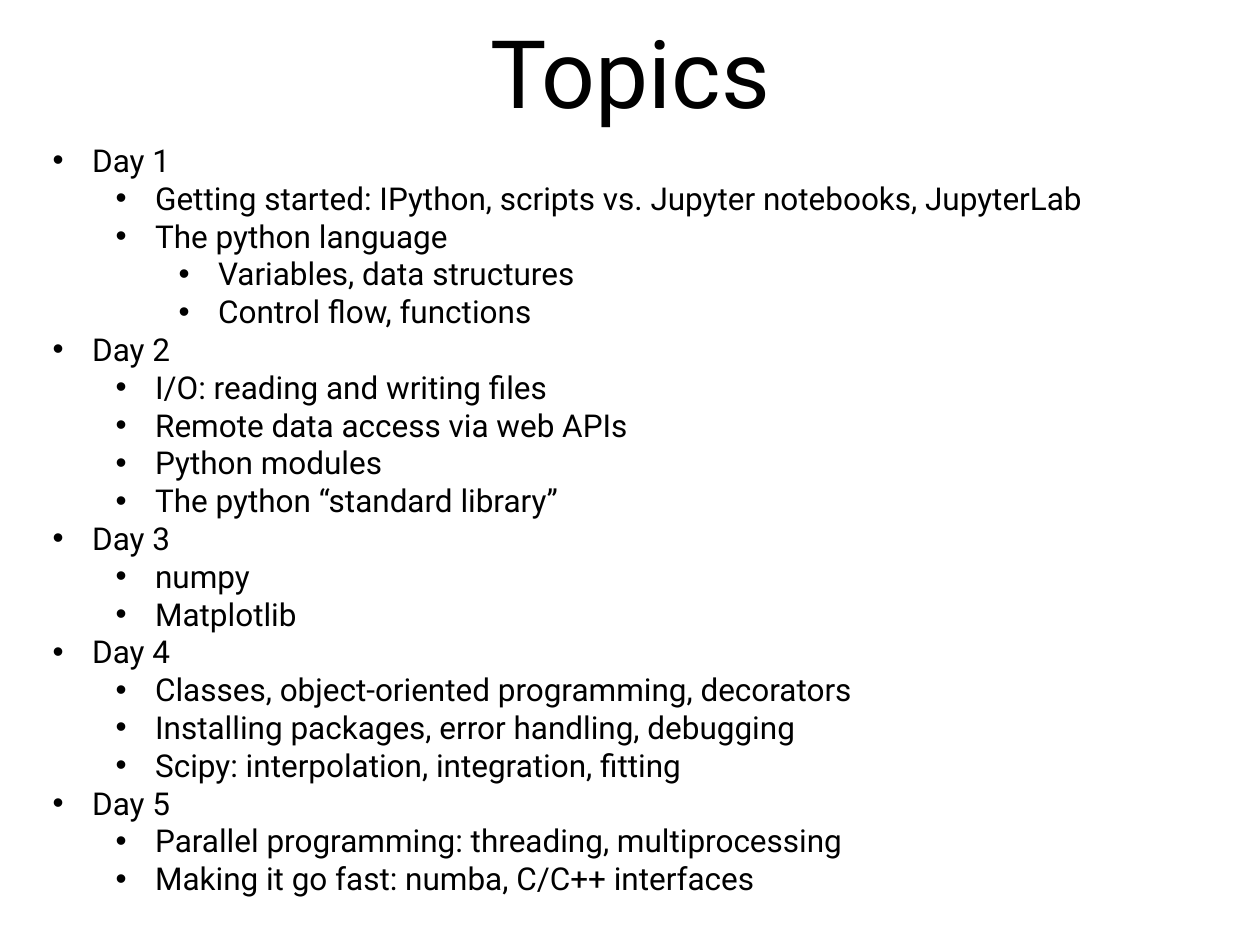
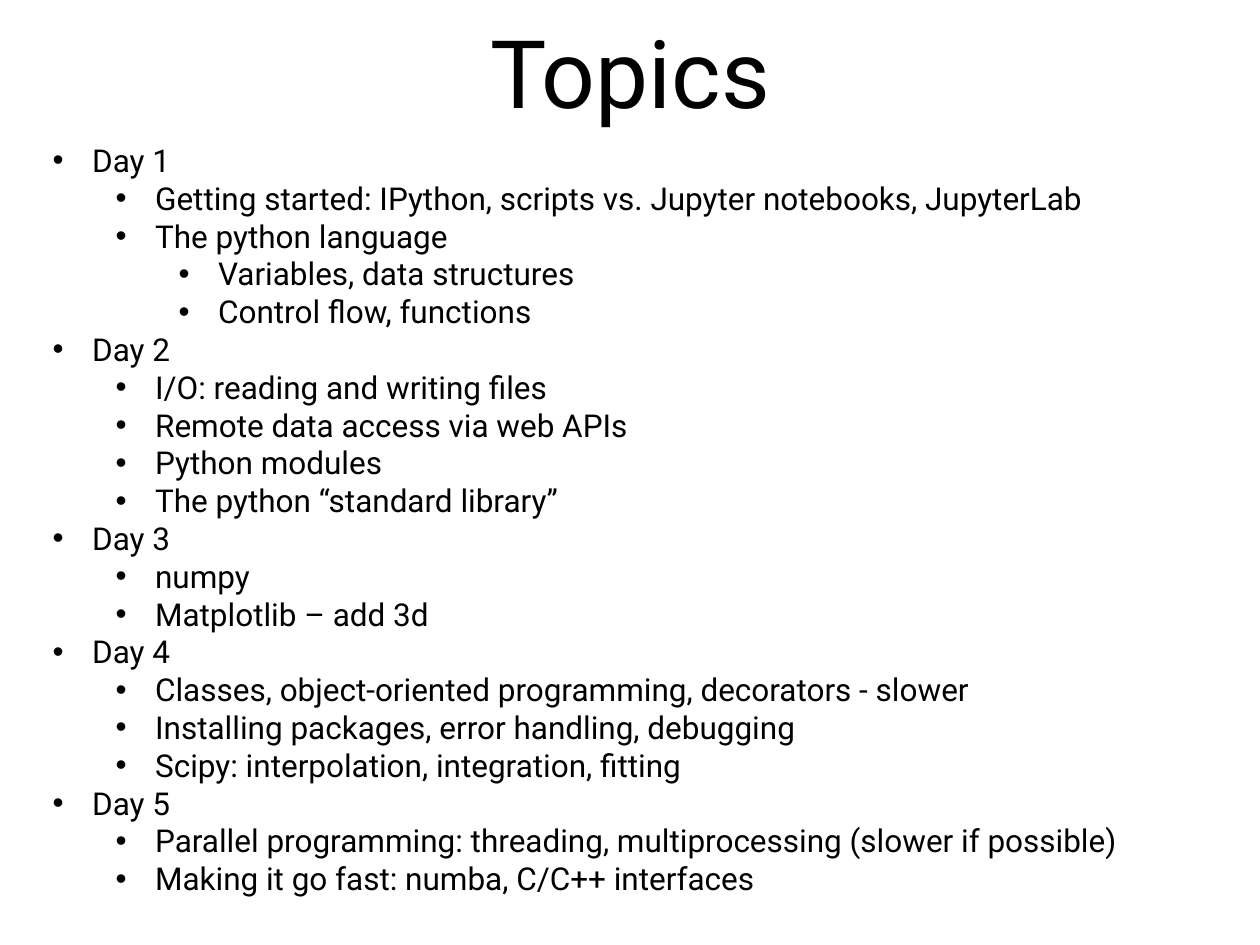
Before and after one commit to nelson-group/pycourse, a slide deck: slide 7 of intro.pptx. Drawn at 1260x945 pixels with LibreOffice and Linux fonts; fonts in the diff are those of the drawing. Boxes give left, top, right and bottom in pixels: in the first picture for what was removed or moved away, otherwise in the second. Text is boxed around its words. In the diff, an @@ line names an element or a change of style, - is before the commit and + after.

```diff
--- a/intro.pptx
+++ b/intro.pptx
@@ text at (155,602,428,633): text changed @@
-  • Matplotlib
+  • Matplotlib – add 3d
@@ text at (155,677,969,708): text changed @@
-  • Classes, object-oriented programming, decorators
+  • Classes, object-oriented programming, decorators - slower
@@ text at (155,827,1117,859): text changed @@
-  • Parallel programming: threading, multiprocessing
+  • Parallel programming: threading, multiprocessing (slower if possible)
```
Also in this commit, not shown: 5 other files.
